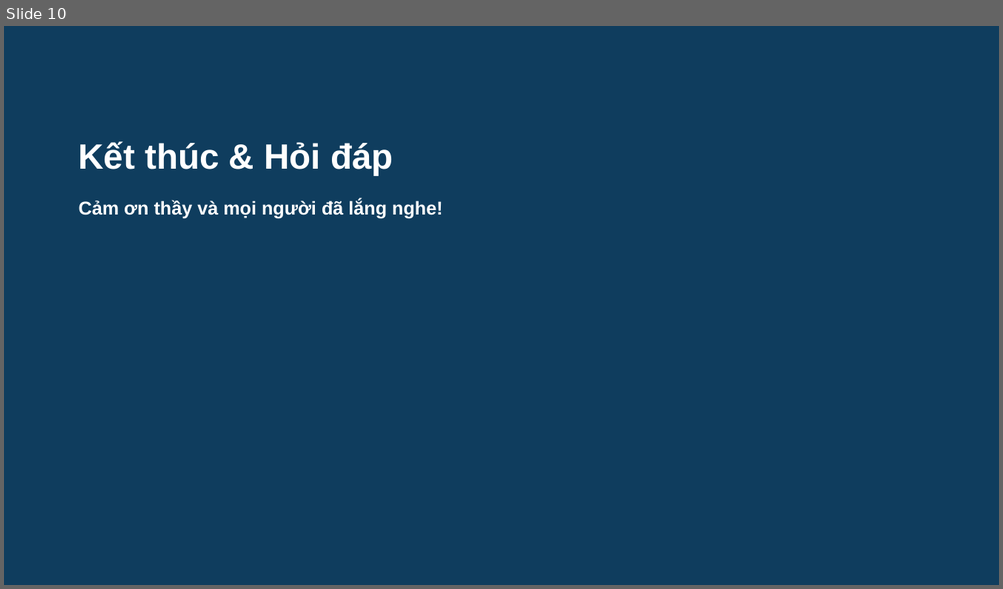
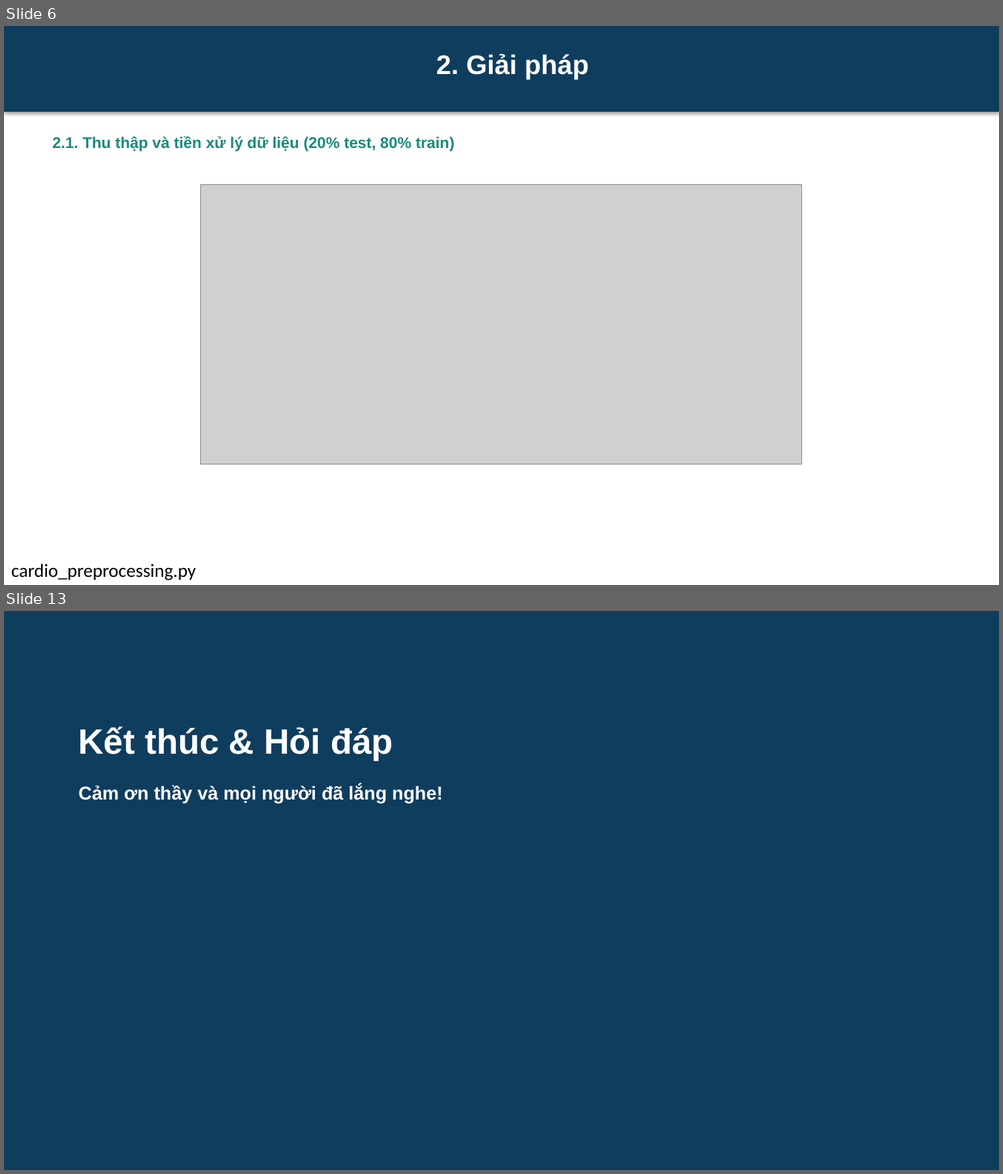
Before and after one commit to DongTrieu0310/AI_HealthCareAssitant, a slide deck: docs/Slide.pptx. Shown one above the other, each under a label of ours: slide 10 before the commit, slides 6 and 13 after it; the slides between them are not shown. The pictures are 1003x589 and 1003x1174 pixels, drawn with LibreOffice and Linux fonts; fonts in the diff are those of the drawing; grey boxes stand for pictures. Boxes give left, top, right and bottom in pixels: in the first picture for what was removed or moved away, otherwise in the second. Text is boxed around its words. In the diff, an @@ line names an element or a change of style, - is before the commit and + after.

```diff
--- a/docs/Slide.pptx
+++ b/docs/Slide.pptx
@@ slide 6 added at [4,26,999,585], background #FFFFFF @@
@@ rectangle added at [4,26,999,112], fill #0F3D5E, 26 pt, text #FFFFFF, bold @@
+2. Giải pháp
@@ text added at [52,136,454,152], 15 pt, text #1B8A7A, bold @@
+2.1. Thu thập và tiền xử lý dữ liệu (20% test, 80% train)
@@ picture added at [201,184,802,464] @@
@@ text added at [11,564,196,581], 18 pt, text #000000 @@
+cardio_preprocessing.py
@@ what was slide 10 is now slide 13 @@
```
Also in this commit, not shown: 6 slides changed, 5 other slides added, 3 slides removed, 3 other files.
